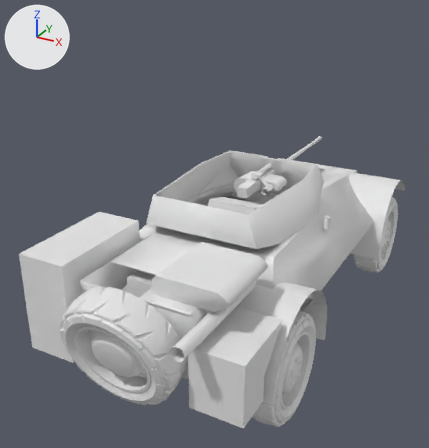
Before and after pictures for a commit that changed the Blender file Swedish Armored Reconnaissance/armoured car.blend.
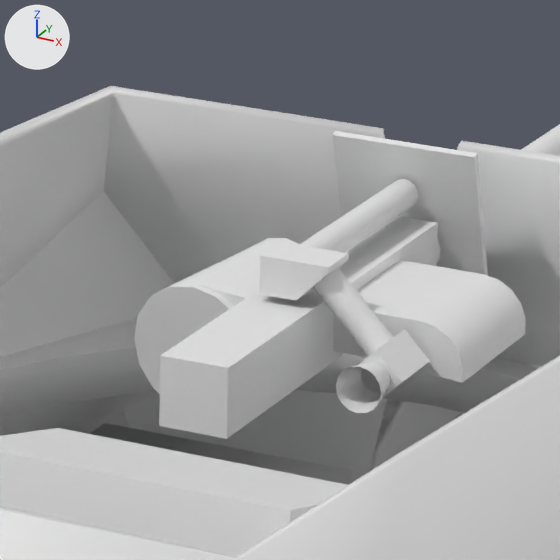
Old and new are each drawn whole from a 50 mm lens placed at (2.152, -4.957, 3.297), pointed at (-0.23, -0.625, 1.131) and again close up on the part from 50% to 68% of the width and 31% to 48% of the height. Arrows for +X, +Y and +Z are at upper left; the lights stay in place.

The first close-up shows 'Fuel Tanks', 'Gun 20mm', 'Hull (Unmirrored)', 'Mud Guard', 'Turret Armour', 'Turret Radio'.
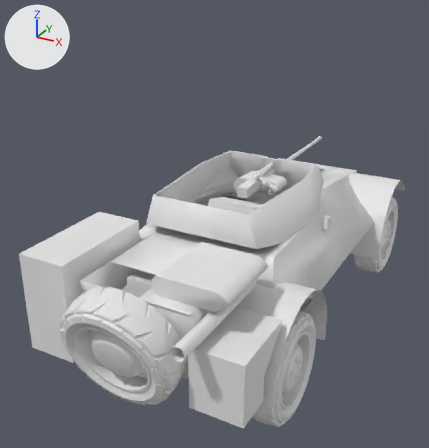
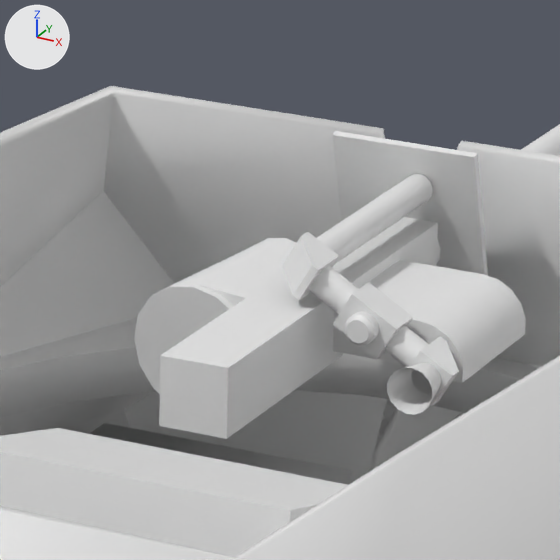
Commit message: modified optics

Where the change shows, as pixel boxes (x1, y1, x2, y2) in the close-ups (560 x 560 px):
part 1 of me_cylinder_001, built on
    before: (259, 179, 430, 413)
    after: (282, 174, 459, 415)

Edits to the bpy script that builds the scene:
```text
Change me_cylinder_001:
    used by ob_gun_20mm; location = (0.0, 0.0, 1.45)
    remove me_cylinder_001.from_pydata(...)  # 504 vertices, 382 faces; spans x -0.23..0.22, y -0.55..1.48, z -0.15..0.15
    add me_cylinder_001.from_pydata(...)  # 594 vertices, 447 faces; spans x -0.23..0.24, y -0.55..1.48, z -0.15..0.15
    me_cylinder_001 part 1
    92 vertices are removed from x -0.02..0.18, y -0.4..0.06, z -0.05..0.11
    70 faces are deleted
    14 vertices move from x -0.02..0.14, y -0.32..0.06, z 0.0..0.09 to x 0.0..0.14, y -0.32..0.06, z 0.0..0.08
    182 vertices are added at x -0.01..0.24, y -0.37..0.06, z -0.05..0.12
    135 new faces join them
```
